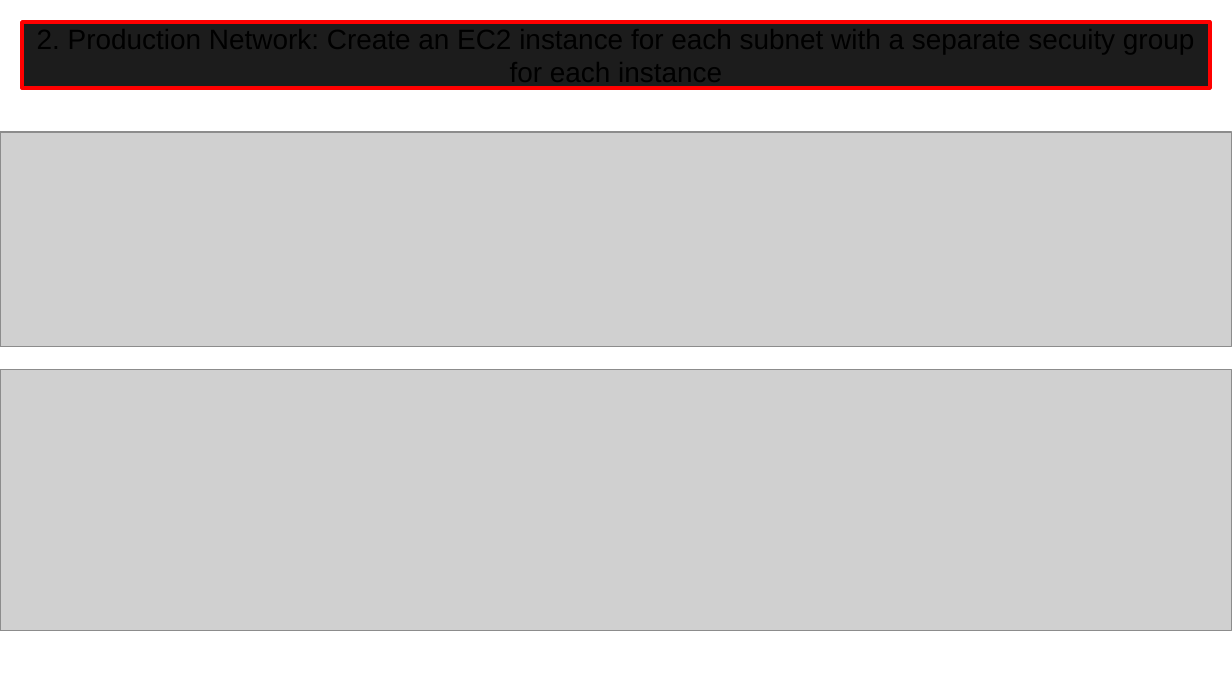
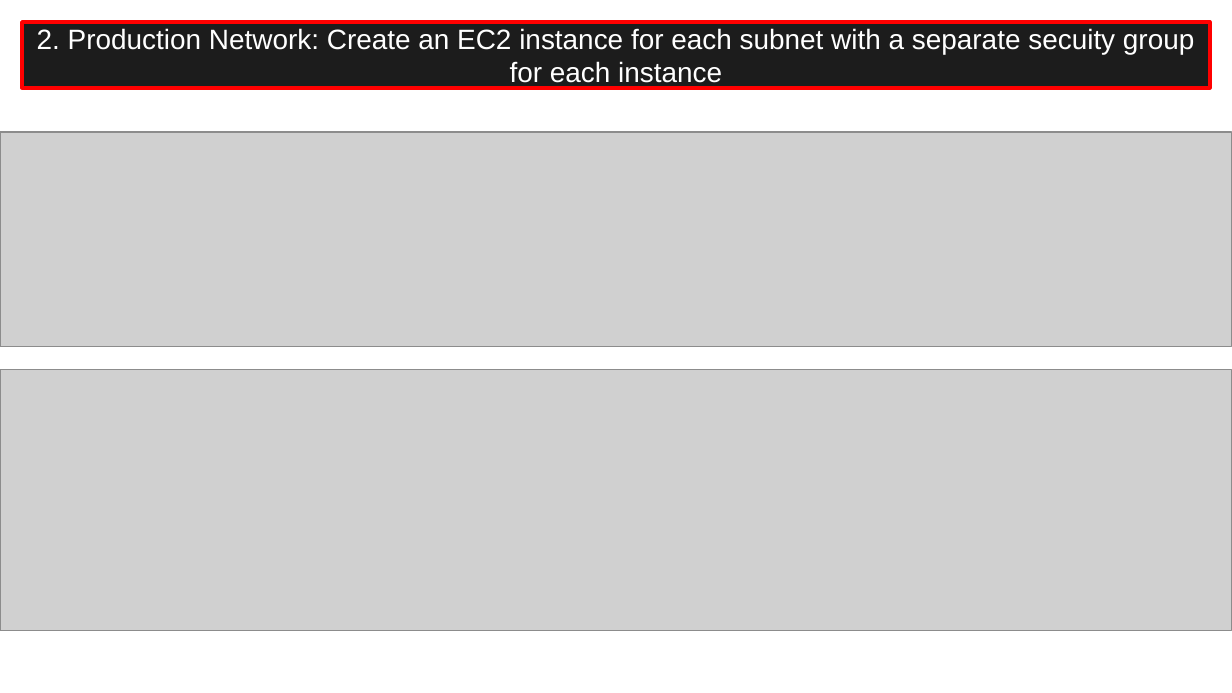
Before and after one commit to enhariharan/aws-solutions-architect-training, a slide deck: slide 5 of module_4_virtual_private_cloud/module_4_case_study/module_4_case_study.pptx. Drawn at 1232x693 pixels with LibreOffice and Linux fonts; fonts in the diff are those of the drawing; grey boxes stand for pictures. Boxes give left, top, right and bottom in pixels: in the first picture for what was removed or moved away, otherwise in the second. Text is boxed around its words. In the diff, an @@ line names an element or a change of style, - is before the commit and + after.

```diff
--- a/module_4_virtual_private_cloud/module_4_case_study/module_4_case_study.pptx
+++ b/module_4_virtual_private_cloud/module_4_case_study/module_4_case_study.pptx
@@ rectangle "2. Production Network: Create an ..." at (22, 22, 1211, 88): text colour #000000 to #FFFFFF @@
```
Also in this commit, not shown: 3 other slides changed.
